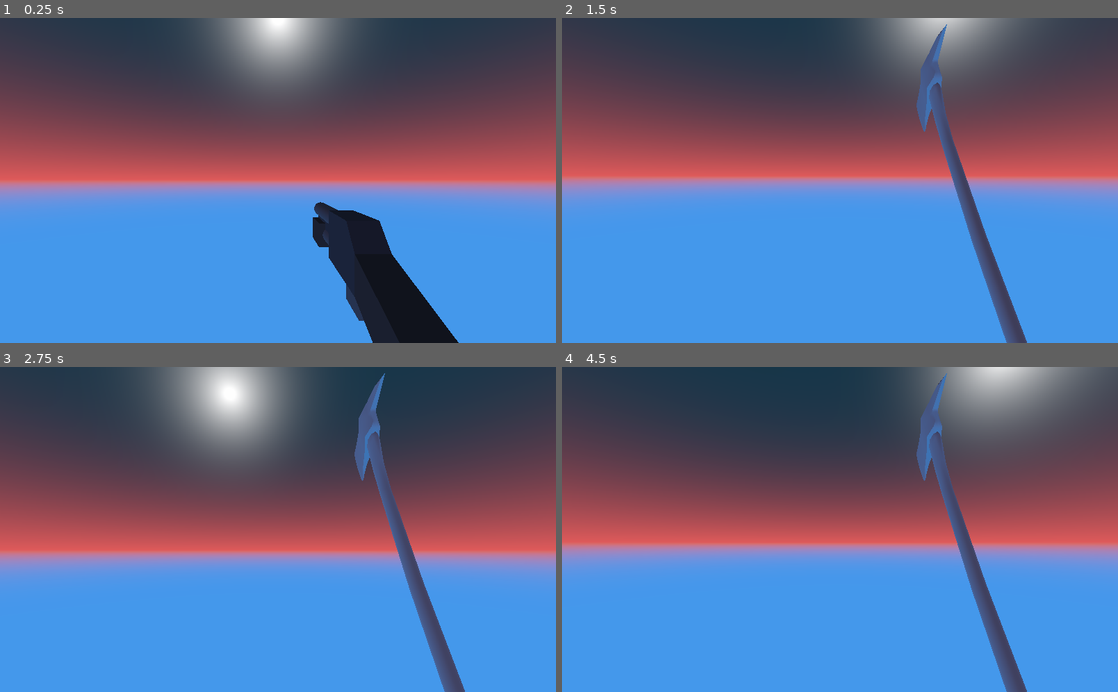
Above: before the commit, frames 1-4 (two rows, left to right).
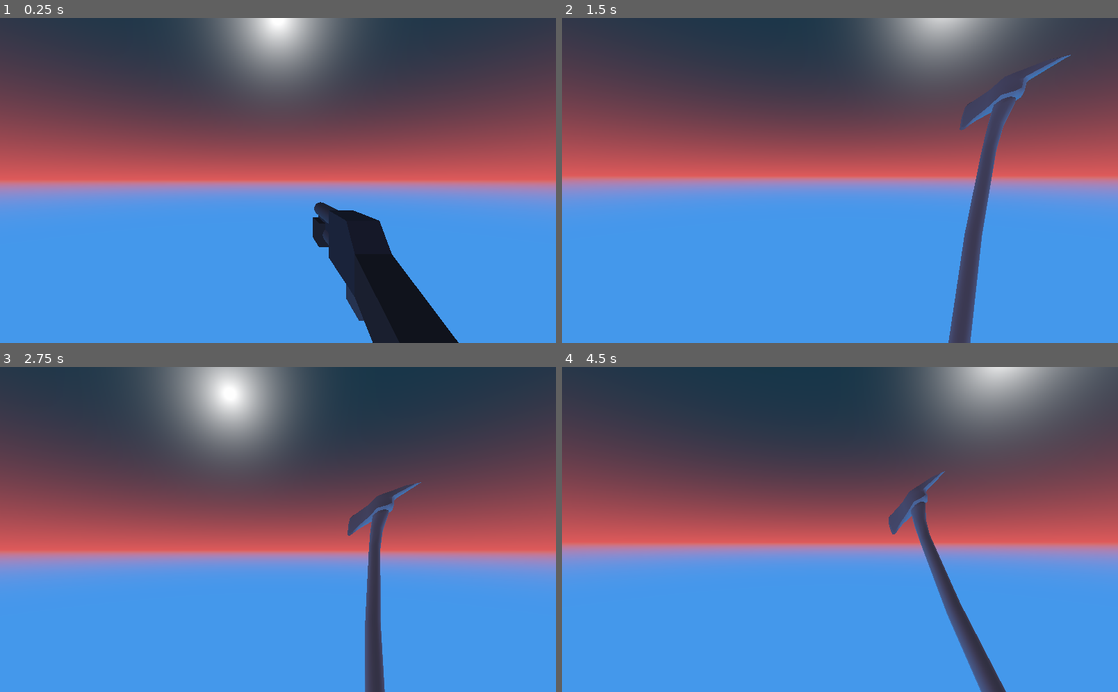
Above: after the commit, the same moments.

Repository: diegosoriarios/GetOut
Game: Godot game, scene res://Player.tscn
The game is run twice, just before and just after one commit, with the same random seed, the same clock (stepped at 60 frames per second) and the same inputs. This scene is started directly instead of the project's main scene. The engine's default icon, where the game draws it, is replaced by a stand-in: a white triangle on a blue panel in a dark square.
Inputs (mouse positions are in pixels of both pictures, inside the frame that each line leads up to):
- Up to frame 1 (0.25 s): no input
- Up to frame 2 (1.5 s): tap Enter at 0.5 s; move the mouse to (867, 180) at 0.52 s; hold W (move_forward) from 0.53 s (still down); tap 1 (axe) at 0.6 s; tap Space (jump) at 0.77 s; click (867, 180) at 0.8 s; move the mouse to (812, 180) at 1.27 s; click (812, 180) at 1.35 s
- Up to frame 3 (2.75 s): keep holding W (move_forward); tap Space (jump) at 1.52 s; tap 1 (axe) at 1.55, 2.1 s; move the mouse to (289, 523) at 2.02 s; click (289, 523) at 2.3 s
- Up to frame 4 (4.5 s): keep holding W (move_forward); move the mouse to (834, 536) at 2.77 s; tap 2 (gun) at 2.85 s; tap Space (jump) at 3.02, 3.77 s; tap 1 (axe) at 3.05, 4.35 s; move the mouse to (878, 532) at 3.52 s; click (878, 532) at 3.6 s; move the mouse to (795, 526) at 4.27 s

The runs differ from the first frame. In frame 2, 5.5% of the frame differs, in the area x 63-92%, y 1-100%; in frame 3, 4.8%; in frame 4, 5.3%.
Error in both runs: Attempt to call function 'update_health_bar' in base 'null instance' on a null instance. (res://Player.gd:43)

Commit message:
Axe Animation

Diff:
--- a/Player.gd
+++ b/Player.gd
@@ -74,7 +74,10 @@
 			$Camera/shotgun.visible = false
 			$Camera/Spatial.visible = true
 			if Input.is_action_just_pressed("shoot") and ammo > 0 and interact == "":
-				try_attack()
+				#try_attack()
+				# play the animation
+				$Camera/Spatial/axeAnim.stop()
+				$Camera/Spatial/axeAnim.play("Attack")
 
 		if Input.is_action_just_pressed("shoot") and interact != "":
 			interact_with_object()
@@ -189,10 +192,6 @@
 	if OS.get_ticks_msec() - lastAttackTime < attackRate * 1000:
 		return
 	lastAttackTime = OS.get_ticks_msec()
-
-	# play the animation
-	$Camera/Spatial/axeAnim.stop()
-	$Camera/Spatial/axeAnim.play("Attack")
 
 	if $Camera/AttackRaycast.is_colliding():
 		if $Camera/AttackRaycast.get_collider().has_method("take_damage"):
--- a/Player.tscn
+++ b/Player.tscn
@@ -26,6 +26,44 @@
 
 [sub_resource type="Animation" id=3]
 resource_name = "Attack"
+tracks/0/type = "value"
+tracks/0/path = NodePath("axe:rotation_degrees")
+tracks/0/interp = 1
+tracks/0/loop_wrap = true
+tracks/0/imported = false
+tracks/0/enabled = true
+tracks/0/keys = {
+"times": PoolRealArray( 0, 0.2, 0.6, 1 ),
+"transitions": PoolRealArray( 1, 1, 1, 1 ),
+"update": 0,
+"values": [ Vector3( 44.4363, -20.1067, -51.6087 ), Vector3( 55.8143, -74.8072, -95.1055 ), Vector3( 20.2363, 6.94176, -36.6171 ), Vector3( 44.436, -20.107, -51.609 ) ]
+}
+tracks/1/type = "value"
+tracks/1/path = NodePath("axe:translation")
+tracks/1/interp = 1
+tracks/1/loop_wrap = true
+tracks/1/imported = false
+tracks/1/enabled = true
+tracks/1/keys = {
+"times": PoolRealArray( 0, 0.2, 0.6, 1 ),
+"transitions": PoolRealArray( 1, 1, 1, 1 ),
+"update": 0,
+"values": [ Vector3( 0.414565, -0.140504, -0.713422 ), Vector3( 0.414565, -0.140504, -0.713422 ), Vector3( 0.215436, -0.380197, -0.778192 ), Vector3( 0.415, -0.141, -0.713 ) ]
+}
+tracks/2/type = "method"
+tracks/2/path = NodePath("../..")
+tracks/2/interp = 1
+tracks/2/loop_wrap = true
+tracks/2/imported = false
+tracks/2/enabled = true
+tracks/2/keys = {
+"times": PoolRealArray( 0.6 ),
+"transitions": PoolRealArray( 1 ),
+"values": [ {
+"args": [  ],
+"method": "try_attack"
+} ]
+}
 
 [node name="Player" type="KinematicBody"]
 script = ExtResource( 3 )
@@ -40,7 +78,7 @@
 current = true
 
 [node name="shotgun" type="MeshInstance" parent="Camera"]
-transform = Transform( -10, 0, 1.50996e-06, 0, 10, 0, -1.50996e-06, 0, -10, 0.2, -0.2, -0.7 )
+transform = Transform( -10, 0, -8.74228e-07, 0, 10, 0, 8.74228e-07, 0, -10, 0.2, -0.2, -0.7 )
 visible = false
 mesh = ExtResource( 2 )
 material/0 = null
@@ -86,7 +124,7 @@
 [node name="Spatial" type="Spatial" parent="Camera"]
 
 [node name="axe" parent="Camera/Spatial" instance=ExtResource( 4 )]
-transform = Transform( 1.5, 0, 0, 0, 0.656121, -1.79852, 0, 1.34889, 0.874828, 0.414565, -0.140504, -0.713422 )
+transform = Transform( 1.15773, 0.93847, 0.2268, -0.839472, 1.12964, -0.691783, -0.452711, 0.305253, 1.86279, 0.215436, -0.380197, -0.778192 )
 
 [node name="axeAnim" type="AnimationPlayer" parent="Camera/Spatial"]
 anims/Attack = SubResource( 3 )
